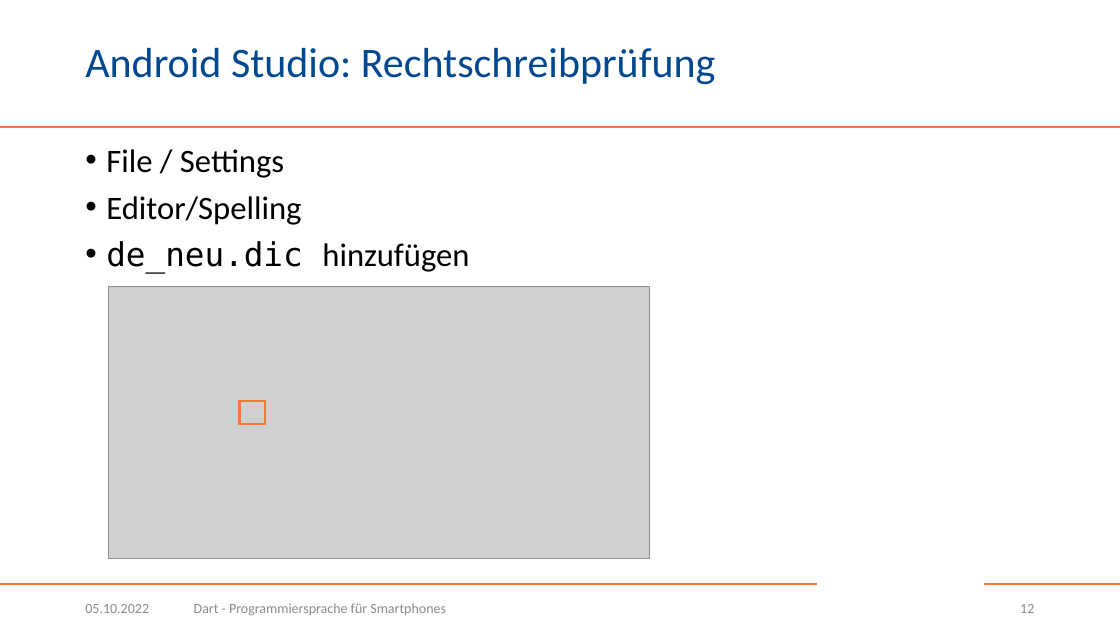
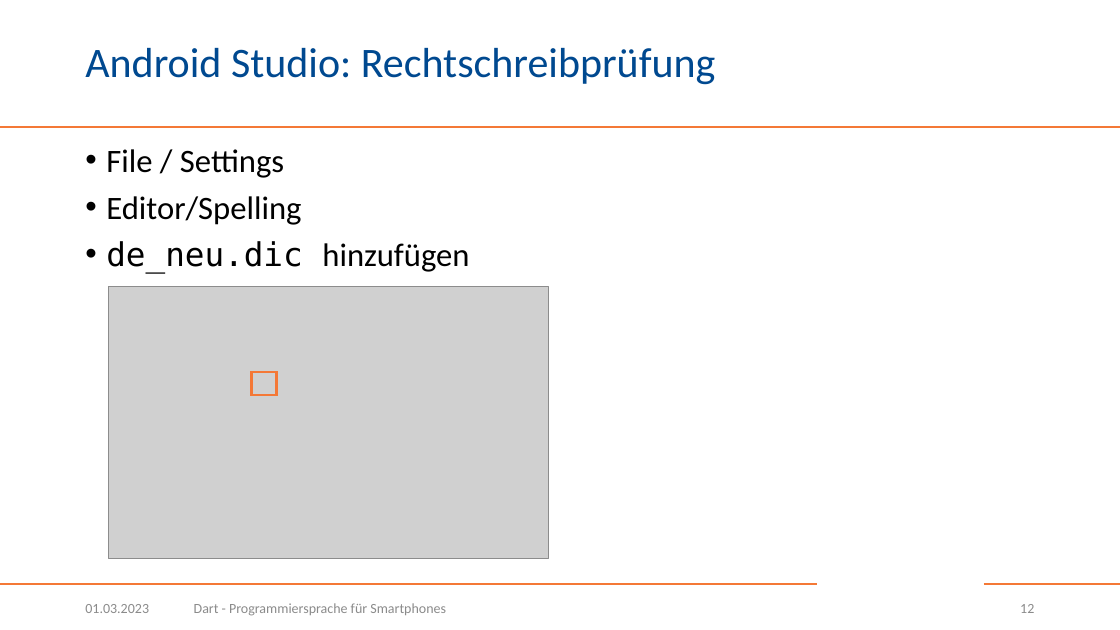
Before and after one commit to BogyMitutoyoCTL/BOGY-App-2023-04, a slide deck: slide 12 of Dart.pptx. Drawn at 1120x630 pixels with LibreOffice and Linux fonts; fonts in the diff are those of the drawing; grey boxes stand for pictures; background and template pictures are left out. Boxes give left, top, right and bottom in pixels: in the first picture for what was removed or moved away, otherwise in the second. Text is boxed around its words. In the diff, an @@ line names an element or a change of style, - is before the commit and + after.

```diff
--- a/Dart.pptx
+++ b/Dart.pptx
@@ picture: place and size @@
-picture at (108, 287, 649, 559)
+picture at (108, 287, 549, 558)
@@ rectangle: place and size @@
-rectangle at (239, 401, 265, 423)
+rectangle at (252, 372, 277, 395)
@@ text at (85, 604, 149, 613): text changed @@
-05.10.2022
+01.03.2023
```
Also in this commit, not shown: 99 other slides changed.
